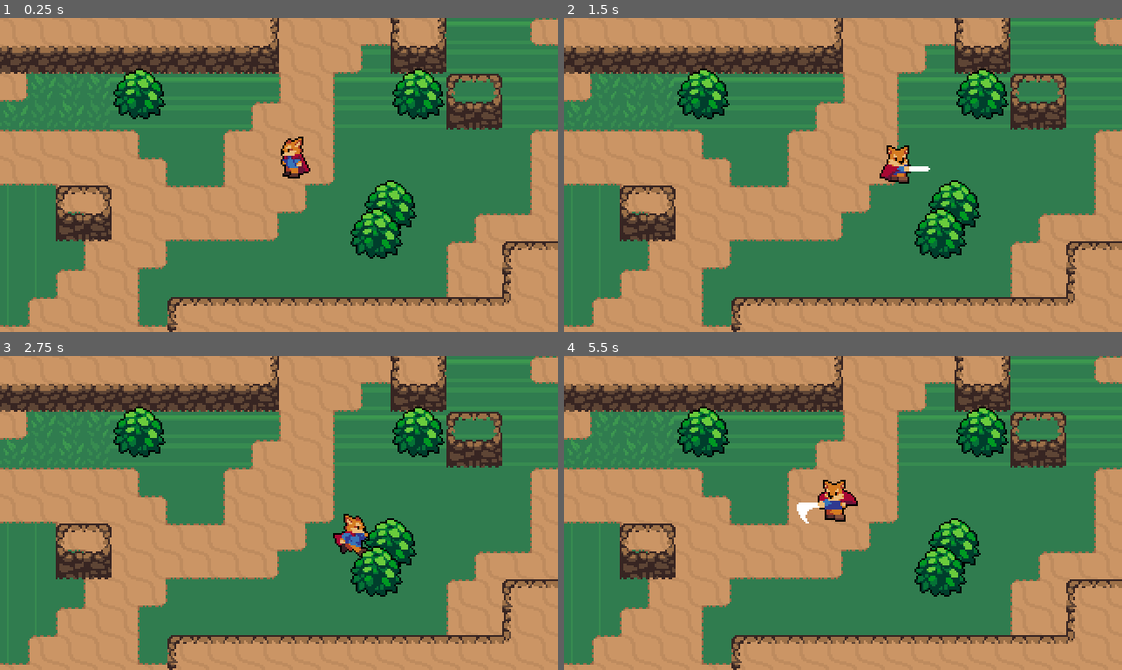
Above: before the commit, frames 1-4 (two rows, left to right).
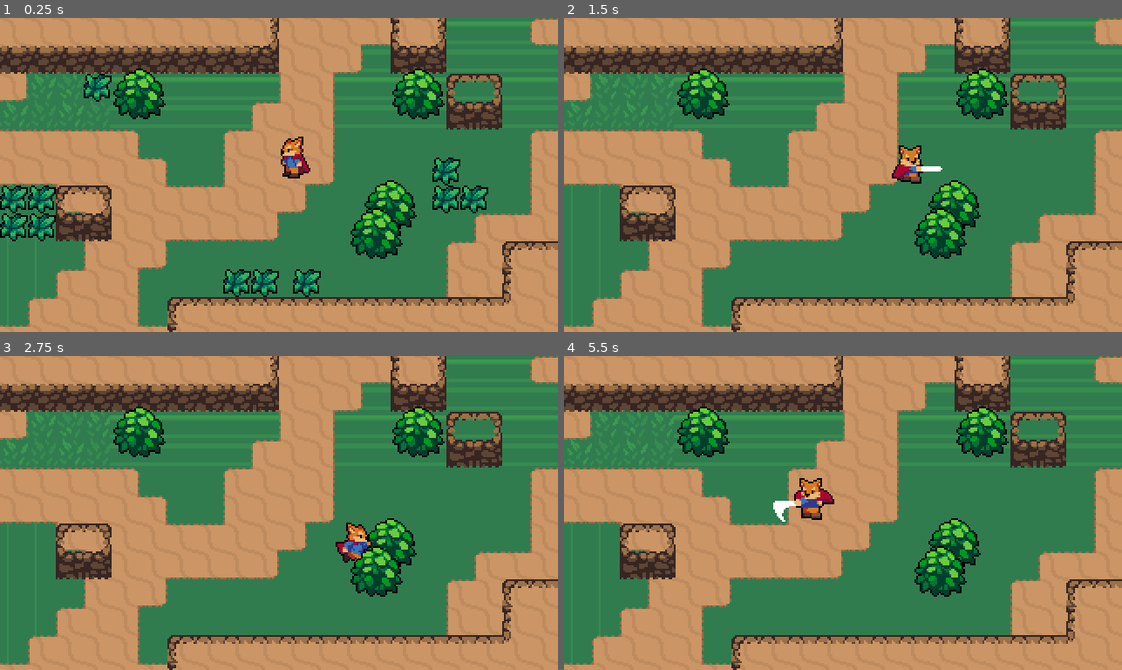
Above: after the commit, the same moments.

Repository: jniemibro/HeartBeast-Action-RPG-Tutorial
Game: Godot game, scene res://World.tscn
Two runs of this game, one before a commit and one after it. Both use one fixed random seed, a clock stepped at 60 frames per second and the inputs below.
Inputs (mouse positions are in pixels of both pictures, inside the frame that each line leads up to):
- Up to frame 1 (0.25 s): no input
- Up to frame 2 (1.5 s): tap Enter at 0.5 s; move the mouse to (965, 159) at 0.52 s; hold Right (ui_right) 0.53-1.28 s; click (965, 159) at 0.6 s; move the mouse to (731, 190) at 1.27 s; hold Down (ui_down) from 1.28 s (still down); click (731, 190) at 1.35 s
- Up to frame 3 (2.75 s): move the mouse to (334, 443) at 2.02 s; release Down (ui_down) at 2.03 s; hold Right (ui_right) from 2.03 s (still down); click (334, 443) at 2.1 s
- Up to frame 4 (5.5 s): move the mouse to (815, 575) at 2.77 s; release Right (ui_right) at 2.78 s; hold Up (ui_up) 2.78-3.53 s; click (815, 575) at 2.85 s; move the mouse to (1010, 560) at 3.52 s; hold Left (ui_left) 3.53-5.03 s; click (1010, 560) at 3.6 s; move the mouse to (675, 465) at 4.27 s; click (675, 465) at 4.35 s; move the mouse to (870, 513) at 5.02 s; hold Down (ui_down) from 5.03 s (still down); click (870, 513) at 5.1 s

The runs differ from the first frame. In frame 1, 3.7% of the frame differs, in the area x 0-88%, y 17-89%; in frame 2, 0.8%; in frame 3, 0.6%; in frame 4, 1.2%.

Commit message:
Completed Part 10
-adding grasses and the kill all attack, instancing grass effects at their positions
-took a few creative liberties: hooked up anim finished signal in code and added grass effects as a sibling of grass, instead of child of scene/world root
-fixed incorrect 2d blend tree values for Attack state, had flipped x & y being 1.1

Diff:
--- /dev/null
+++ b/2D Action RPG Project/Scenes/Grass.tscn
@@ -0,0 +1,12 @@
+[gd_scene load_steps=3 format=2]
+
+[ext_resource path="res://Action RPG Resources/World/Grass.png" type="Texture" id=1]
+[ext_resource path="res://Scripts/Grass.gd" type="Script" id=2]
+
+[node name="Grass" type="Node2D"]
+script = ExtResource( 2 )
+
+[node name="Sprite" type="Sprite" parent="."]
+texture = ExtResource( 1 )
+centered = false
+offset = Vector2( -8, -8 )
--- /dev/null
+++ b/2D Action RPG Project/Scenes/GrassEffect.tscn
@@ -0,0 +1,41 @@
+[gd_scene load_steps=9 format=2]
+
+[ext_resource path="res://Action RPG Resources/Effects/GrassEffect.png" type="Texture" id=1]
+[ext_resource path="res://Scripts/GrassEffect.gd" type="Script" id=2]
+
+[sub_resource type="AtlasTexture" id=1]
+atlas = ExtResource( 1 )
+region = Rect2( 0, 0, 32, 32 )
+
+[sub_resource type="AtlasTexture" id=2]
+atlas = ExtResource( 1 )
+region = Rect2( 32, 0, 32, 32 )
+
+[sub_resource type="AtlasTexture" id=3]
+atlas = ExtResource( 1 )
+region = Rect2( 64, 0, 32, 32 )
+
+[sub_resource type="AtlasTexture" id=4]
+atlas = ExtResource( 1 )
+region = Rect2( 96, 0, 32, 32 )
+
+[sub_resource type="AtlasTexture" id=5]
+atlas = ExtResource( 1 )
+region = Rect2( 128, 0, 32, 32 )
+
+[sub_resource type="SpriteFrames" id=6]
+animations = [ {
+"frames": [ SubResource( 1 ), SubResource( 2 ), SubResource( 3 ), SubResource( 4 ), SubResource( 5 ) ],
+"loop": false,
+"name": "Animate",
+"speed": 15.0
+} ]
+
+[node name="GrassEffect" type="Node2D"]
+script = ExtResource( 2 )
+
+[node name="AnimatedSprite" type="AnimatedSprite" parent="."]
+frames = SubResource( 6 )
+animation = "Animate"
+centered = false
+offset = Vector2( -8, -8 )
--- a/2D Action RPG Project/Scenes/Player.tscn
+++ b/2D Action RPG Project/Scenes/Player.tscn
@@ -29,7 +29,7 @@
 tracks/1/imported = false
 tracks/1/enabled = true
 tracks/1/keys = {
-"times": PoolRealArray( 0.4 ),
+"times": PoolRealArray( 0.3 ),
 "transitions": PoolRealArray( 1 ),
 "values": [ {
 "args": [  ],
@@ -59,7 +59,7 @@
 tracks/1/imported = false
 tracks/1/enabled = true
 tracks/1/keys = {
-"times": PoolRealArray( 0.4 ),
+"times": PoolRealArray( 0.3 ),
 "transitions": PoolRealArray( 1 ),
 "values": [ {
 "args": [  ],
@@ -89,7 +89,7 @@
 tracks/1/imported = false
 tracks/1/enabled = true
 tracks/1/keys = {
-"times": PoolRealArray( 0.4 ),
+"times": PoolRealArray( 0.3 ),
 "transitions": PoolRealArray( 1 ),
 "values": [ {
 "args": [  ],
@@ -119,7 +119,7 @@
 tracks/1/imported = false
 tracks/1/enabled = true
 tracks/1/keys = {
-"times": PoolRealArray( 0.4 ),
+"times": PoolRealArray( 0.3 ),
 "transitions": PoolRealArray( 1 ),
 "values": [ {
 "args": [  ],
@@ -275,12 +275,12 @@
 blend_point_0/node = SubResource( 28 )
 blend_point_0/pos = Vector2( 0, 1.1 )
 blend_point_1/node = SubResource( 29 )
-blend_point_1/pos = Vector2( 0, -1 )
+blend_point_1/pos = Vector2( 0, -1.1 )
 blend_point_2/node = SubResource( 30 )
-blend_point_2/pos = Vector2( -1.1, 0 )
+blend_point_2/pos = Vector2( -1, 0 )
 blend_point_3/node = SubResource( 31 )
 blend_point_3/pos = Vector2( 1, 0 )
-min_space = Vector2( -1.1, -1 )
+min_space = Vector2( -1, -1.1 )
 max_space = Vector2( 1, 1.1 )
 blend_mode = 1
 
@@ -391,6 +391,6 @@
 tree_root = SubResource( 23 )
 anim_player = NodePath("../AnimationPlayer")
 parameters/playback = SubResource( 24 )
-parameters/Attack/blend_position = Vector2( -0.0590407, 0.236 )
+parameters/Attack/blend_position = Vector2( 0, 0 )
 parameters/Idle/blend_position = Vector2( 0, 0 )
 parameters/Run/blend_position = Vector2( 0, 0 )
--- /dev/null
+++ b/2D Action RPG Project/Scripts/Grass.gd
@@ -0,0 +1,11 @@
+extends Node2D
+
+func _process(delta):
+	if Input.is_action_just_pressed("attack"):
+		var GrassEffectScene = load("res://Scenes/GrassEffect.tscn")
+		var grassEffectInstance = GrassEffectScene.instance()
+		#var world = get_tree().current_scene
+		#world.add_child(grassEffect)
+		get_parent().add_child(grassEffectInstance)
+		grassEffectInstance.global_position = global_position
+		queue_free()
--- /dev/null
+++ b/2D Action RPG Project/Scripts/GrassEffect.gd
@@ -0,0 +1,12 @@
+extends Node2D
+
+onready var animatedSprite = $AnimatedSprite
+
+func _ready():
+	animatedSprite.frame = 0
+	animatedSprite.play("Animate")
+	# hooked up to 'animation finished through code
+	animatedSprite.connect("animation_finished", self, "_on_animation_finished")
+
+func _on_animation_finished():
+	queue_free()
--- a/2D Action RPG Project/Scripts/Player.gd
+++ b/2D Action RPG Project/Scripts/Player.gd
@@ -19,8 +19,12 @@
 
 func _ready():
 	animationTree.active = true
+	# match default blend pos for all anim states on start
+	animationTree.set("parameters/Idle/blend_position", Vector2.ZERO)
+	animationTree.set("parameters/Run/blend_position", Vector2.ZERO)
+	animationTree.set("parameters/Attack/blend_position", Vector2.ZERO)
 
-func _physics_process(delta):
+func _process(delta):
 	match state:
 		MOVE:
 			move_state(delta)
@@ -57,9 +61,12 @@
 	# smoothly slow down
 	velocity = velocity.move_toward(Vector2.ZERO, friction * delta)
 	#velocity = Vector2.ZERO
+
 	animationState.travel("Attack")
+	# alternative to end state?
 	#if animationState.get_current_node() != "Attack":
 	#	state = MOVE
 
+# called from animations
 func attack_anim_finished():
 	state = MOVE
--- a/2D Action RPG Project/World.tscn
+++ b/2D Action RPG Project/World.tscn
@@ -1,10 +1,11 @@
-[gd_scene load_steps=56 format=2]
+[gd_scene load_steps=57 format=2]
 
 [ext_resource path="res://Scenes/Bush.tscn" type="PackedScene" id=1]
 [ext_resource path="res://Scenes/Player.tscn" type="PackedScene" id=2]
 [ext_resource path="res://Action RPG Resources/World/GrassBackground.png" type="Texture" id=3]
 [ext_resource path="res://Action RPG Resources/World/DirtTileset.png" type="Texture" id=4]
 [ext_resource path="res://Action RPG Resources/World/CliffTileset.png" type="Texture" id=5]
+[ext_resource path="res://Scenes/Grass.tscn" type="PackedScene" id=6]
 
 [sub_resource type="TileSet" id=1]
 0/name = "DirtTileset.png 0"
@@ -517,14 +518,51 @@
 [node name="Player" parent="YSort" instance=ExtResource( 2 )]
 position = Vector2( 168, 88 )
 
-[node name="Bush" parent="YSort" instance=ExtResource( 1 )]
+[node name="Bushes" type="YSort" parent="YSort"]
+
+[node name="Bush" parent="YSort/Bushes" instance=ExtResource( 1 )]
 position = Vector2( 80, 48 )
 
-[node name="Bush2" parent="YSort" instance=ExtResource( 1 )]
+[node name="Bush2" parent="YSort/Bushes" instance=ExtResource( 1 )]
 position = Vector2( 224, 112 )
 
-[node name="Bush3" parent="YSort" instance=ExtResource( 1 )]
+[node name="Bush3" parent="YSort/Bushes" instance=ExtResource( 1 )]
 position = Vector2( 240, 48 )
 
-[node name="Bush4" parent="YSort" instance=ExtResource( 1 )]
+[node name="Bush4" parent="YSort/Bushes" instance=ExtResource( 1 )]
 position = Vector2( 216, 128 )
+
+[node name="Grass" type="YSort" parent="YSort"]
+
+[node name="Grass" parent="YSort/Grass" instance=ExtResource( 6 )]
+position = Vector2( 0, 96 )
+
+[node name="Grass2" parent="YSort/Grass" instance=ExtResource( 6 )]
+position = Vector2( 16, 96 )
+
+[node name="Grass3" parent="YSort/Grass" instance=ExtResource( 6 )]
+position = Vector2( 0, 112 )
+
+[node name="Grass4" parent="YSort/Grass" instance=ExtResource( 6 )]
+position = Vector2( 16, 112 )
+
+[node name="Grass5" parent="YSort/Grass" instance=ExtResource( 6 )]
+position = Vector2( 48, 32 )
+
+[node name="Grass6" parent="YSort/Grass" instance=ExtResource( 6 )]
+position = Vector2( 248, 80 )
+
+[node name="Grass7" parent="YSort/Grass" instance=ExtResource( 6 )]
+position = Vector2( 248, 96 )
+
+[node name="Grass8" parent="YSort/Grass" instance=ExtResource( 6 )]
+position = Vector2( 264, 96 )
+
+[node name="Grass9" parent="YSort/Grass" instance=ExtResource( 6 )]
+position = Vector2( 128, 144 )
+
+[node name="Grass10" parent="YSort/Grass" instance=ExtResource( 6 )]
+position = Vector2( 144, 144 )
+
+[node name="Grass11" parent="YSort/Grass" instance=ExtResource( 6 )]
+position = Vector2( 168, 144 )
